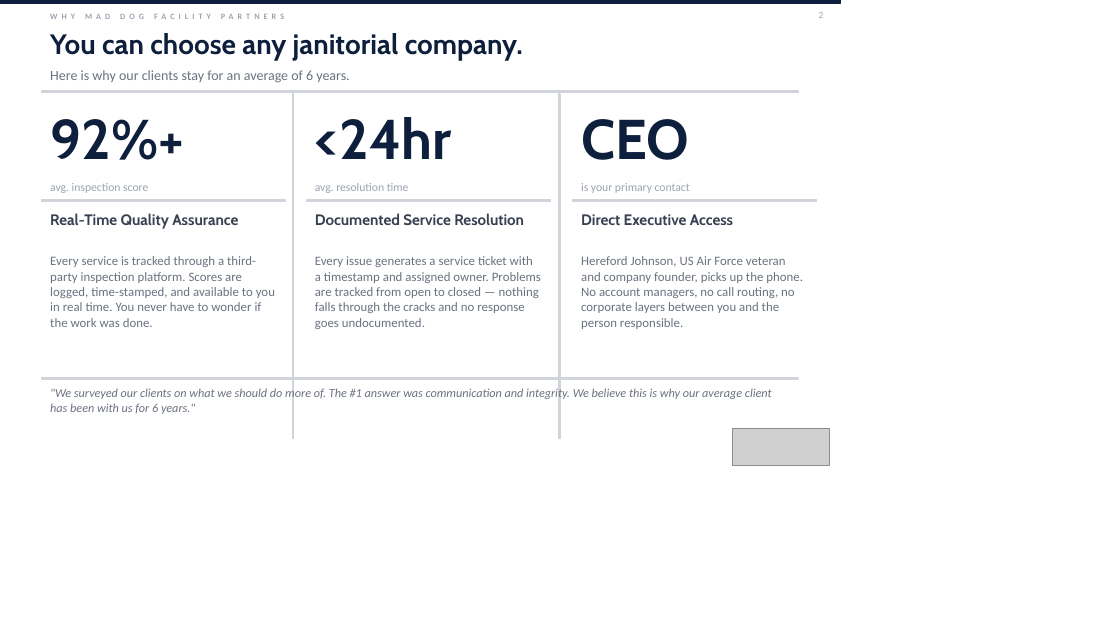
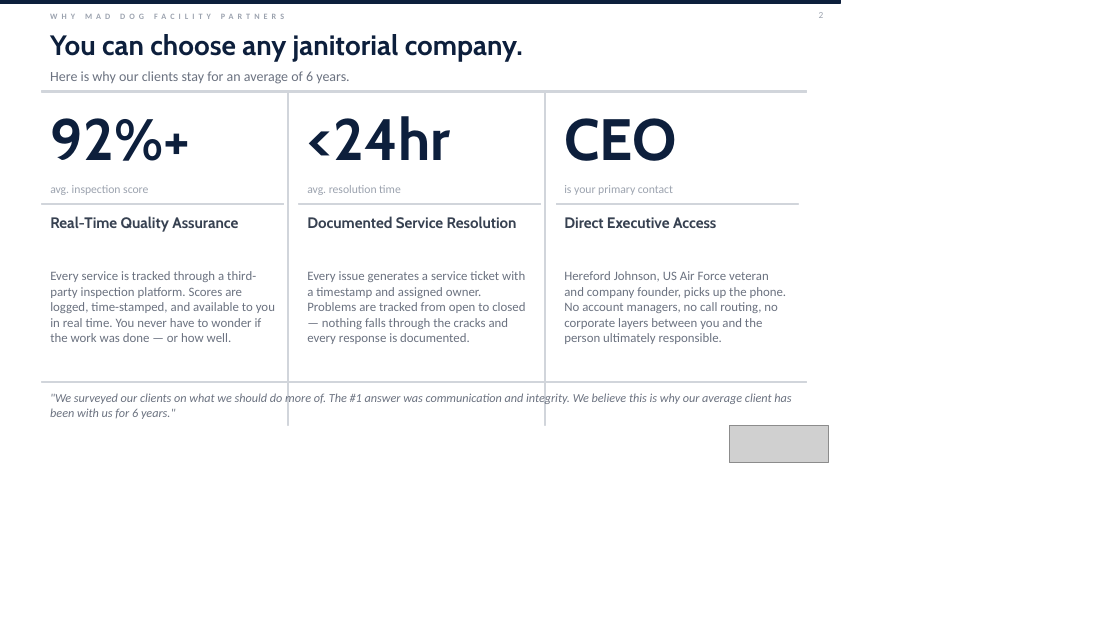
Before and after one commit to mdfpartners/operations, a slide deck: slide 2 of MDF_Proposal_LogicalSystems_2026-05-28.pptx. Drawn at 1120x630 pixels with LibreOffice and Linux fonts; fonts in the diff are those of the drawing; grey boxes stand for pictures. Boxes give left, top, right and bottom in pixels: in the first picture for what was removed or moved away, otherwise in the second. Text is boxed around its words. In the diff, an @@ line names an element or a change of style, - is before the commit and + after.

```diff
--- a/MDF_Proposal_LogicalSystems_2026-05-28.pptx
+++ b/MDF_Proposal_LogicalSystems_2026-05-28.pptx
@@ rectangle: place and size @@
-rectangle at [42,91,798,92]
+rectangle at [42,91,807,92]
@@ rectangle: place and size @@
-rectangle at [292,94,294,439]
+rectangle at [287,92,289,425]
@@ text "<24hr": place and size @@
-text "<24hr" at [315,117,452,159]
+text "<24hr" at [307,116,450,160]
@@ rectangle: place and size @@
-rectangle at [559,94,560,439]
+rectangle at [544,92,546,425]
@@ size 48 to 50 pt in 3 elements at [50,118,190,161], [307,116,450,160], [564,118,676,161] @@
@@ text "CEO": place and size @@
-text "CEO" at [581,119,689,160]
+text "CEO" at [564,118,676,161]
@@ text "avg. resolution time": place and size @@
-text "avg. resolution time" at [315,183,409,193]
+text "avg. resolution time" at [307,185,401,195]
@@ text "is your primary contact": place and size @@
-text "is your primary contact" at [581,183,690,193]
+text "is your primary contact" at [564,185,673,195]
@@ rectangle: place and size @@
-rectangle at [307,200,550,202]
+rectangle at [299,203,541,205]
@@ rectangle: place and size @@
-rectangle at [573,200,817,202]
+rectangle at [556,203,798,205]
@@ text "Documented Service Resolution": place and size @@
-text "Documented Service Resolution" at [315,213,524,225]
+text "Documented Service Resolution" at [307,216,517,228]
@@ text "Direct Executive Access": place and size @@
-text "Direct Executive Access" at [581,214,733,225]
+text "Direct Executive Access" at [564,217,716,228]
@@ text at [50,271,275,342]: text changed @@
-Every service is tracked through a third-party inspection platform. Scores are logged, time-stamped, and available to you in real time. You never have to wonder if the work was done.
+Every service is tracked through a third-party inspection platform. Scores are logged, time-stamped, and available to you in real time. You never have to wonder if the work was done — or how well.
@@ text at [307,271,525,344]: text changed @@
-Every issue generates a service ticket with a timestamp and assigned owner. Problems are tracked from open to closed — nothing falls through the cracks and no response goes undocumented.
+Every issue generates a service ticket with a timestamp and assigned owner. Problems are tracked from open to closed — nothing falls through the cracks and every response is documented.
@@ text at [564,271,787,344]: text changed @@
-Hereford Johnson, US Air Force veteran and company founder, picks up the phone. No account managers, no call routing, no corporate layers between you and the person responsible.
+Hereford Johnson, US Air Force veteran and company founder, picks up the phone. No account managers, no call routing, no corporate layers between you and the person ultimately responsible.
@@ text ""We surveyed our clients on ..." rewrapped from [50,387,772,414] to [50,392,791,419] @@
@@ rectangle: place and size @@
-rectangle at [42,378,798,380]
+rectangle at [42,381,807,383]
@@ picture: place and size @@
-picture at [733,429,829,465]
+picture at [729,425,828,463]
```
Also in this commit, not shown: 8 other slides changed, 4 other files.
